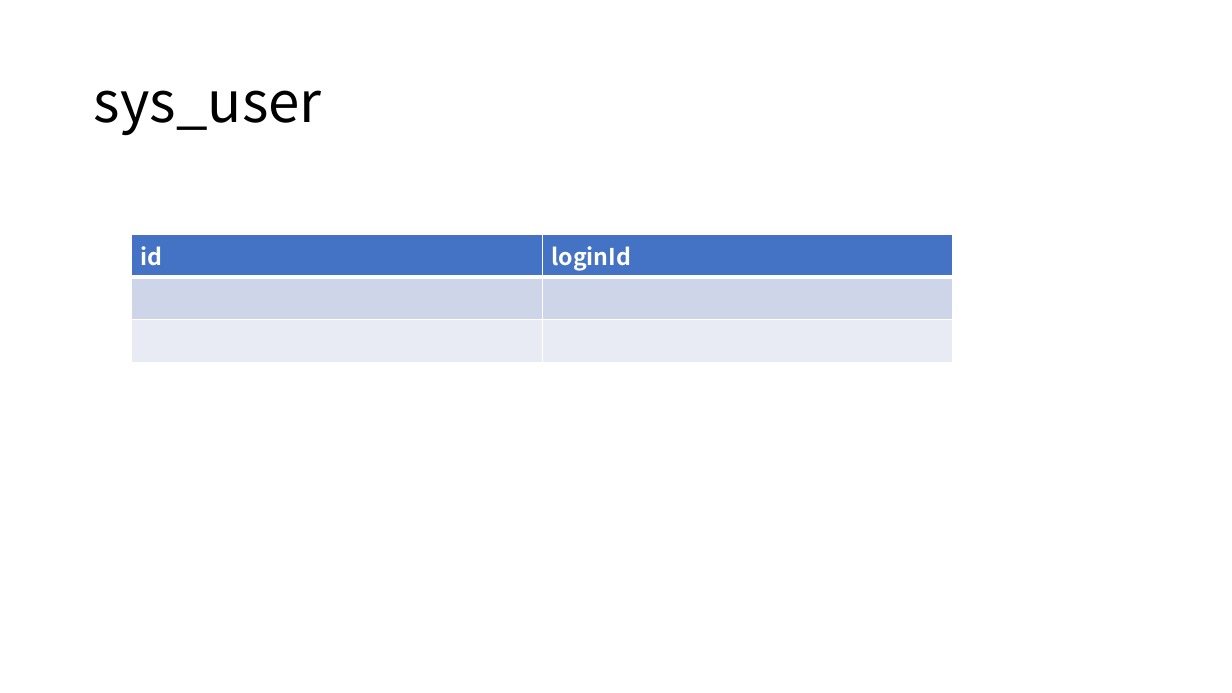
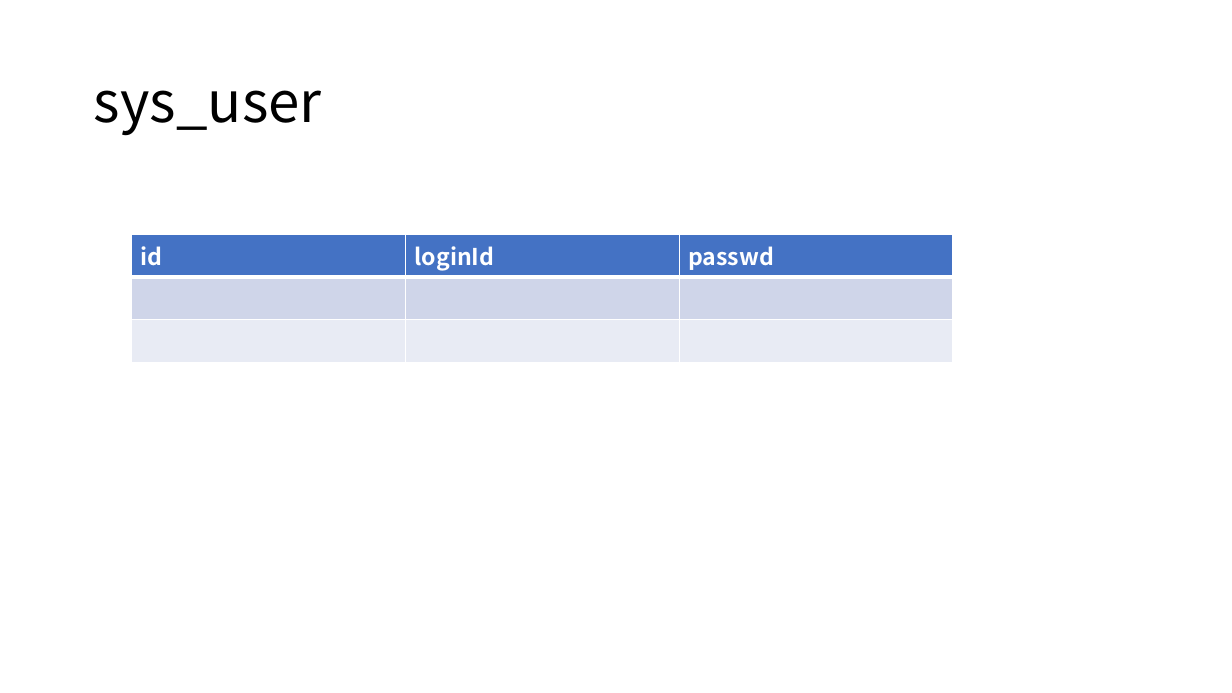
Before and after one commit to JueyingLee/kor-erp-front-public, a slide deck: slide 1 of documents/Database-ER-Diagram.pptx. Drawn at 1232x693 pixels with LibreOffice and Linux fonts; fonts in the diff are those of the drawing. Boxes give left, top, right and bottom in pixels: in the first picture for what was removed or moved away, otherwise in the second. Text is boxed around its words. In the diff, an @@ line names an element or a change of style, - is before the commit and + after.

```diff
--- a/documents/Database-ER-Diagram.pptx
+++ b/documents/Database-ER-Diagram.pptx
@@ table at [131,234,952,347] @@
+column 3: passwd |  | 
```
Also in this commit, not shown: 1 other slide changed, 2 slides added, 1 other file.
